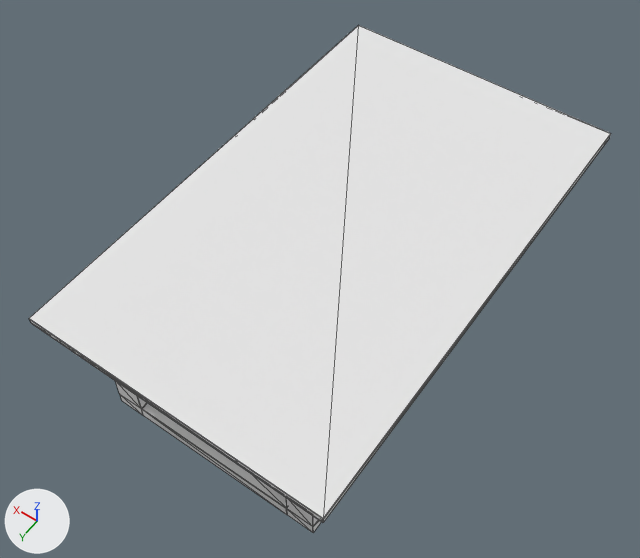
An edit to the OBJ model Coursework/Raytracer/models/AltarTable.obj, drawn before and after from the same camera.
Both versions are drawn from a camera (50 mm lens) standing at (19.69, 5.31, 12.61) and looking at (23.34, 0.2, 4.59). Every picture has the same lights, and +X, +Y and +Z are marked at lower left. The picture after the commit comes second. Mesh edges are drawn as thin lines. Where no turn or scale is listed for an object, it has been applied to the vertices.

The scene before the commit, as lines of its bpy script (objects in view):
```python
me_plane_004 = bpy.data.meshes.new('Plane.004')
me_plane_004.from_pydata(...)  # 228 vertices, 430 faces; spans x 21.4..24.94, y -2.9..2.86, z 3.78..5.53
me_plane_004.materials.append(mat_autel)  # white #e7e7e7
ob_plane_004 = bpy.data.objects.new('Plane.004', me_plane_004)
ob_plane_004.location = (0.0, 0.0, 0.0)
```
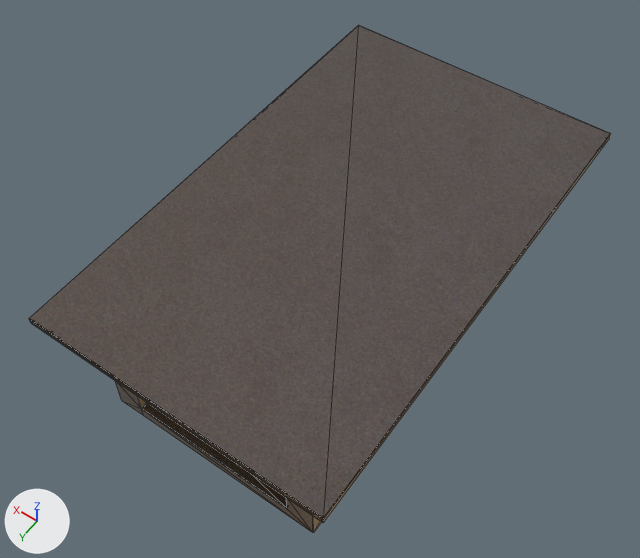
The newer file is also rescaled (x0.44), turned or shifted as a whole; pictures and numbers use the older file's frame.

Where the change shows, as pixel boxes (x1, y1, x2, y2) in the pictures (640 x 558 px):
part 1 of me_plane_004, cut back: before (29, 30, 610, 533); after (115, 146, 602, 533)
part 2 of me_plane_004, recoloured (white to grey): (29, 25, 611, 522) in both

The change, as a diff of the scene's bpy script:
```diff
--- a/Coursework/Raytracer/models/AltarTable.obj.py
+++ b/Coursework/Raytracer/models/AltarTable.obj.py
@@ img_autel_diffuse_png @@
+img_autel_diffuse_png = load_image('autel_diffuse.png', 'autel_diffuse.png', 1024, 1024, 'sRGB')
@@ img_autel_specularglossiness_png @@
+img_autel_specularglossiness_png = load_image('autel_specularGlossiness.png', 'autel_specularGlossiness.png', 1024, 1024, 'sRGB')
@@ mat_autel_003 @@
+mat_autel_003 = bpy.data.materials.new('autel.003')
+# uses the picture img_autel_diffuse_png
+# uses the picture img_autel_specularglossiness_png
@@ me_plane_004 @@
 # used by ob_plane_004; location = (0.0, 0.0, 0.0)
-me_plane_004.from_pydata(...)  # 228 vertices, 430 faces; spans x 21.4..24.94, y -2.9..2.86, z 3.78..5.53
+me_plane_004.from_pydata(...)  # 368 vertices, 215 faces, 87 loose edges; spans x 21.4..24.94, y -2.9..2.86, z 3.78..5.53
+# me_plane_004 part 1
+# 19 vertices are removed from x 21.83..24.52, y -2.48..2.44, z 3.78..3.94
+# 363 faces are deleted
+# 2 vertices move within x 22.17, y 2.09..2.1, z 3.94
+# 131 vertices are added at x 21.41..24.94, y -2.9..2.86, z 3.78..5.53
+# 15 new vertices lie (0.0, 0.0, 0.3) away from vertices in x 21.83..24.52, y -2.48..2.43, z 3.94
+# 8 new vertices lie (0.0, 0.33, 0.0) away from vertices in x 21.83..24.52, y -2.48..2.1, z 3.94..4.24
+# 5 new vertices lie (0.32, 0.0, 0.0) away from vertices in x 24.19, y -2.48..2.43, z 3.94..4.24
+# 87 loose edges are added
+# 148 new faces join them
+# me_plane_004 part 2: 68 faces spanning x 21.4..24.94, y -2.9..2.86, z 3.93..5.53 switch from mat_autel (white #e7e7e7) to mat_autel_003
```
